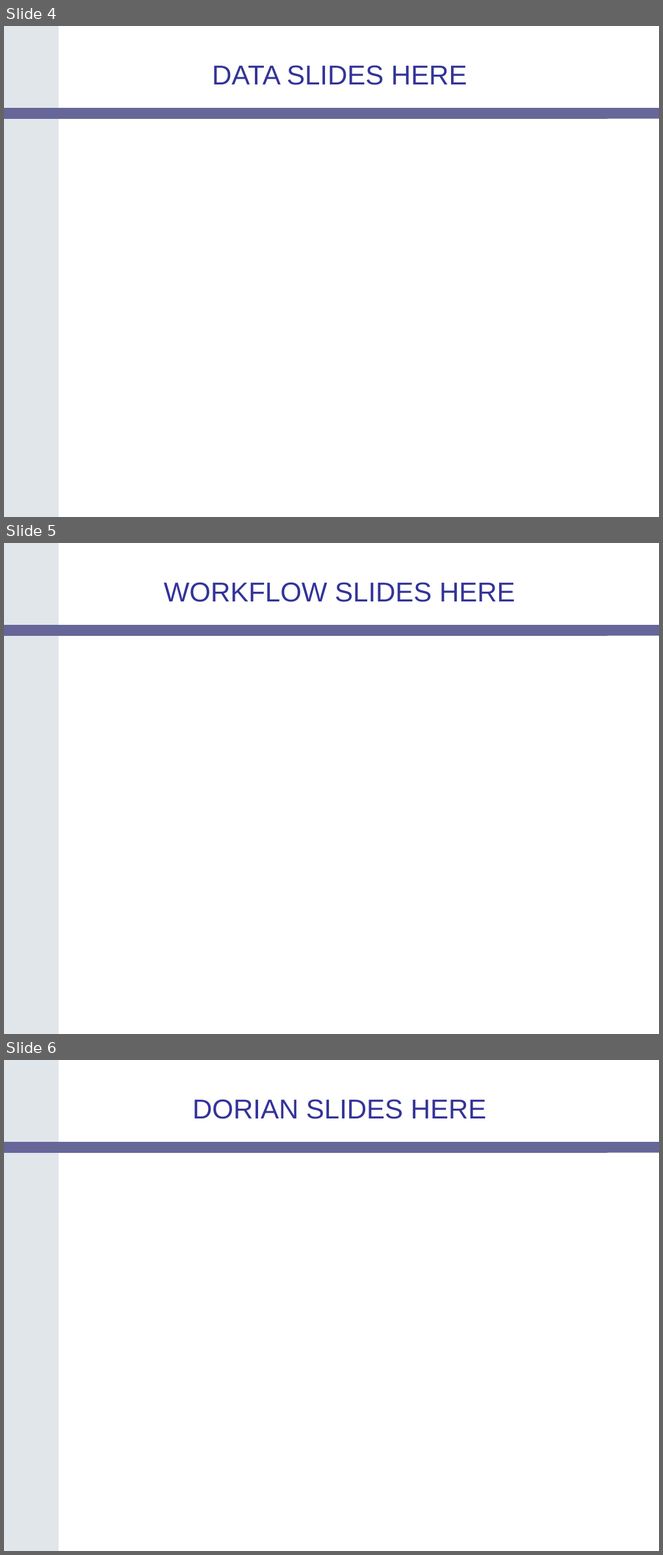
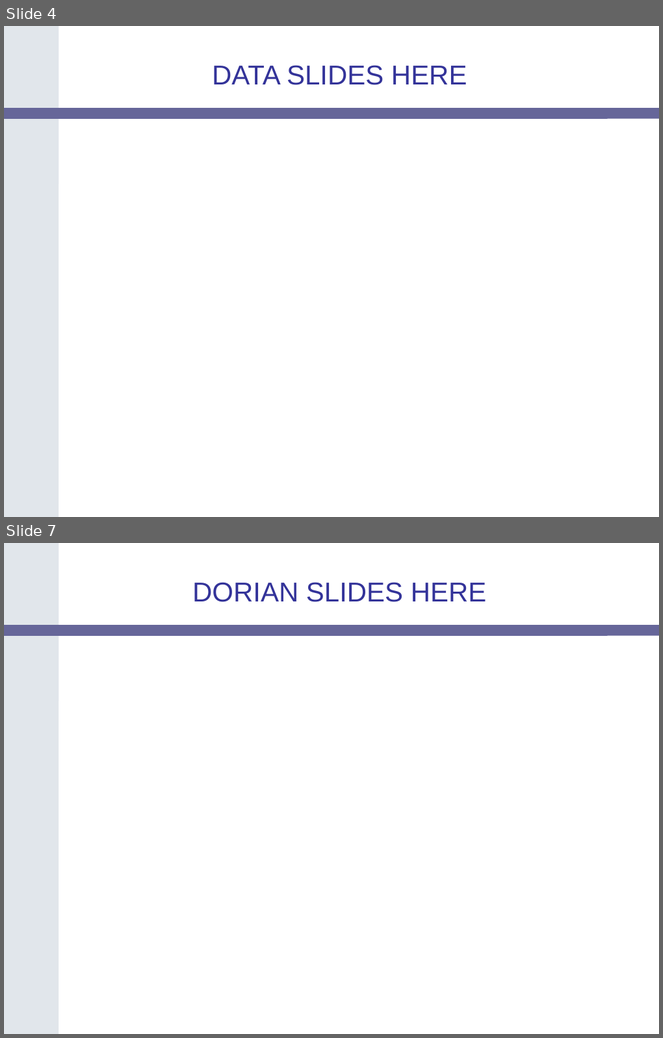
Before and after one commit to NCIP/cagrid-docs, a slide deck: presentations/200604_AnnualMeeting/caGrid-1.0-Demo.ppt. Shown one above the other, each under a label of ours: slides 4, 5 and 6 before the commit, slides 4 and 7 after it; the slides between them are not shown. The pictures are 663x1555 and 663x1038 pixels, drawn with LibreOffice and Linux fonts; fonts in the diff are those of the drawing; background and template pictures are left out. Boxes give left, top, right and bottom in pixels: in the first picture for what was removed or moved away, otherwise in the second. Text is boxed around its words. In the diff, an @@ line names an element or a change of style, - is before the commit and + after.

Commit message:
added patrick's 2 workflow demo slides

```diff
--- a/presentations/200604_AnnualMeeting/caGrid-1.0-Demo.ppt
+++ b/presentations/200604_AnnualMeeting/caGrid-1.0-Demo.ppt
@@ slide 5 removed at box(4, 543, 659, 1034), background #FFFFFF; not listed: 2 template elements that a slide beside it also shows @@
@@ title removed at box(164, 582, 516, 602) @@
-WORKFLOW SLIDES HERE
@@ what was slide 6 is now slide 7 @@
```
Also in this commit, not shown: 2 slides added.
